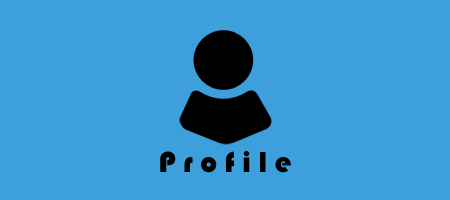
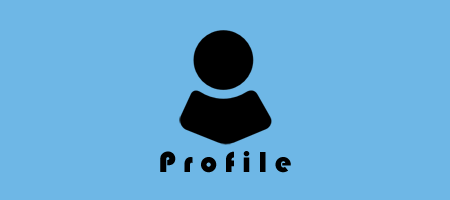
The second w=450, h=200 image is a revision of the first. Changes to its layers:
"Shape 1": opacity 100% → 75% over [0, 0, 450, 200]
